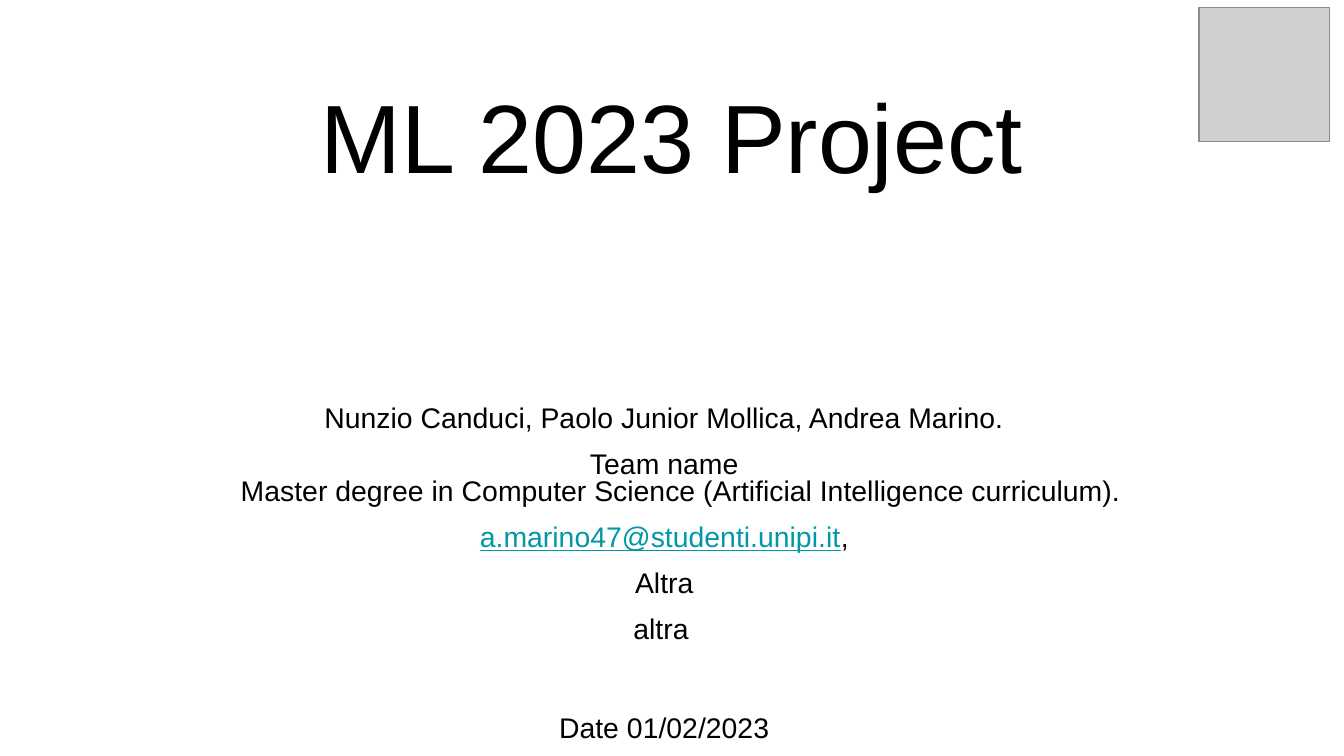
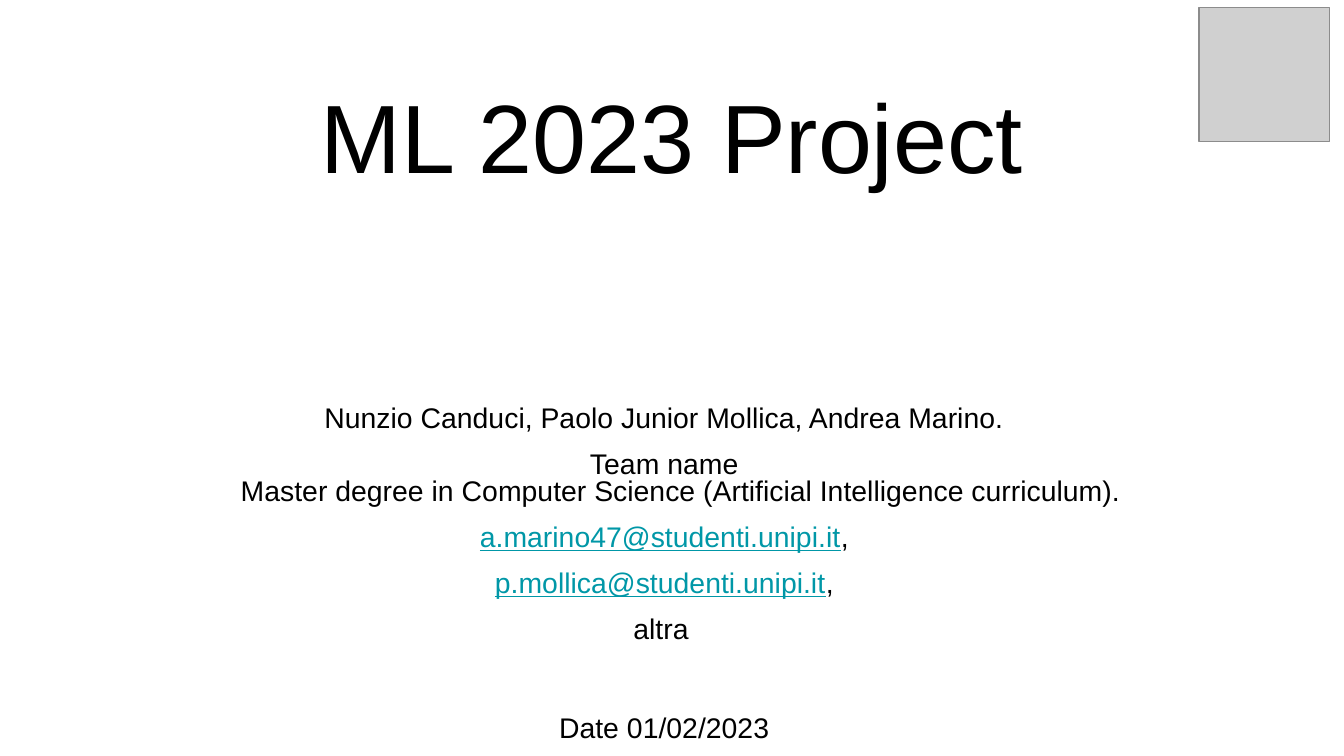
Before and after one commit to paolo-junior-mollica/machine-learning-project, a slide deck: slide 1 of relazione/ML-2023-PRJ-Slides-Demo.pptx. Drawn at 1344x756 pixels with LibreOffice and Linux fonts; fonts in the diff are those of the drawing; grey boxes stand for pictures. Boxes give left, top, right and bottom in pixels: in the first picture for what was removed or moved away, otherwise in the second. Text is boxed around its words. In the diff, an @@ line names an element or a change of style, - is before the commit and + after.

```diff
--- a/relazione/ML-2023-PRJ-Slides-Demo.pptx
+++ b/relazione/ML-2023-PRJ-Slides-Demo.pptx
@@ subtitle at bbox=[495, 572, 834, 599]: text changed; text colour #000000 to #0097A7 @@
-Altra
+p.mollica@studenti.unipi.it,
```
Also in this commit, not shown: 1 other slide changed.
